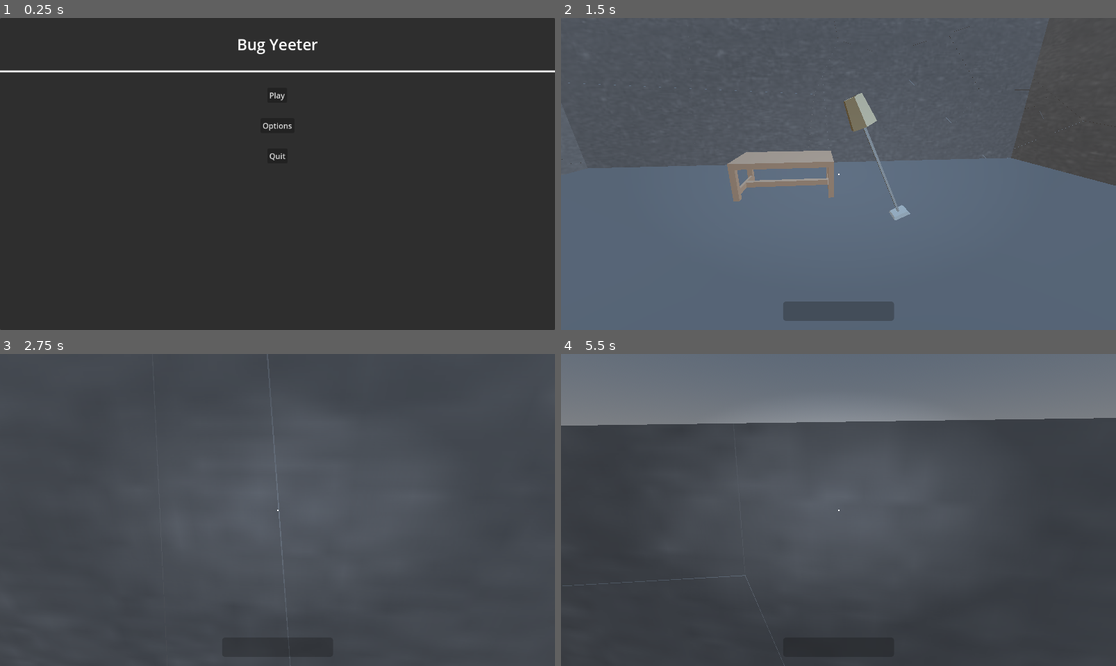
Above: before the commit, frames 1-4 (two rows, left to right).
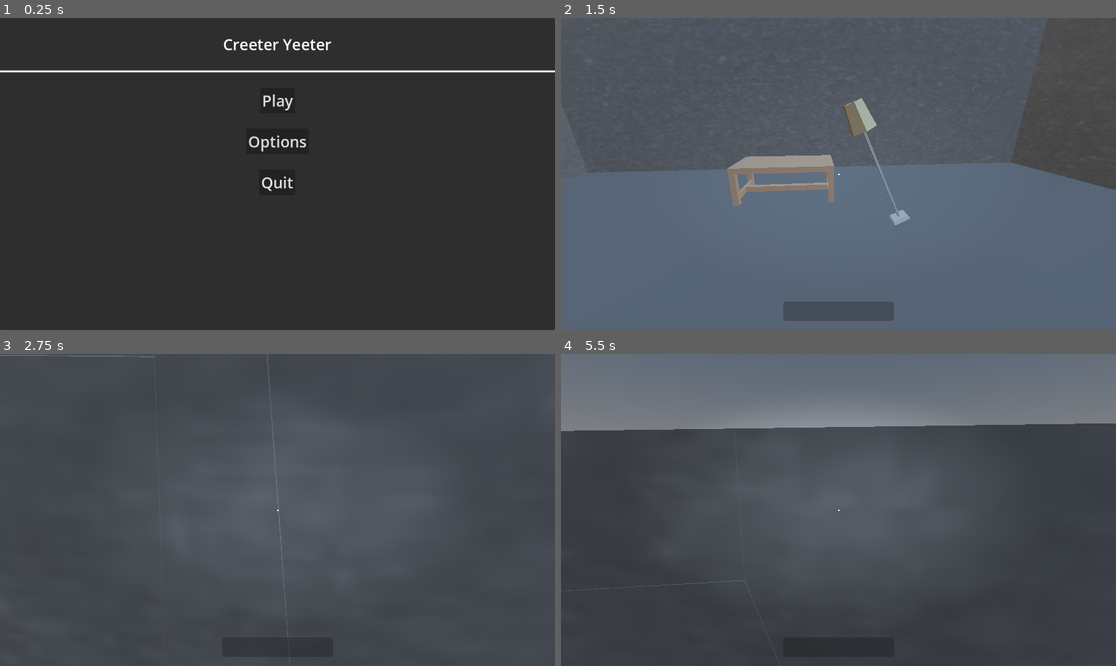
Above: after the commit, the same moments.

Repository: rcorre/wildjam84
Game: Godot game, scene res://menus/title/Title.tscn
Two runs of this game, one before a commit and one after it. Both use one fixed random seed, a clock stepped at 60 frames per second and the inputs below.
Inputs (mouse positions are in pixels of both pictures, inside the frame that each line leads up to):
- Up to frame 1 (0.25 s): no input
- Up to frame 2 (1.5 s): click "Play" at 0.5 s; tap Enter at 1.25 s; move the mouse to (866, 174) at 1.27 s; hold W (forward) from 1.28 s (still down); hold Right mouse button (drop) from 1.28 s (still down)
- Up to frame 3 (2.75 s): keep holding W (forward); tap Space (jump) at 1.52, 2.27 s; move the mouse to (249, 510) at 2.02 s; release Right mouse button (drop) at 2.03 s; click (249, 510) at 2.1 s
- Up to frame 4 (5.5 s): keep holding W (forward); move the mouse to (849, 503) at 2.77 s; hold Right mouse button (drop) 2.78-3.53 s; tap Space (jump) at 3.5, 3.77, 4.52, 5.27 s; move the mouse to (832, 516) at 3.52 s; click (832, 516) at 3.6 s; move the mouse to (877, 513) at 4.27 s; hold Right mouse button (drop) 4.28-5.03 s; move the mouse to (794, 506) at 5.02 s; click (794, 506) at 5.1 s

The runs differ from the first frame. In frame 1, 0.9% of the frame differs, in the area x 40-60%, y 6-56%; in frame 2, 2.9%, in the area x 0-100%, y 0-67%; in frame 3, 0.1%; in frame 4, 1.9%.

Commit message:
Change title.

Diff:
--- a/menus/title/Title.tscn
+++ b/menus/title/Title.tscn
@@ -34,7 +34,7 @@
 layout_mode = 2
 theme_override_fonts/font = SubResource("FontVariation_biyrv")
 theme_override_font_sizes/font_size = 32
-text = "Bug Yeeter"
+text = "Creeter Yeeter"
 horizontal_alignment = 1
 vertical_alignment = 1
 
@@ -45,12 +45,14 @@
 [node name="PlayButton" type="Button" parent="TitleMenu"]
 layout_mode = 2
 size_flags_horizontal = 4
+theme_override_font_sizes/font_size = 32
 text = "Play"
 script = ExtResource("3_cduky")
 
 [node name="OptionsButton" type="Button" parent="TitleMenu"]
 layout_mode = 2
 size_flags_horizontal = 4
+theme_override_font_sizes/font_size = 32
 text = "Options"
 script = ExtResource("5_wq6wg")
 tab = 1
@@ -58,6 +60,7 @@
 [node name="QuitButton" type="Button" parent="TitleMenu"]
 layout_mode = 2
 size_flags_horizontal = 4
+theme_override_font_sizes/font_size = 32
 text = "Quit"
 script = ExtResource("2")
 
